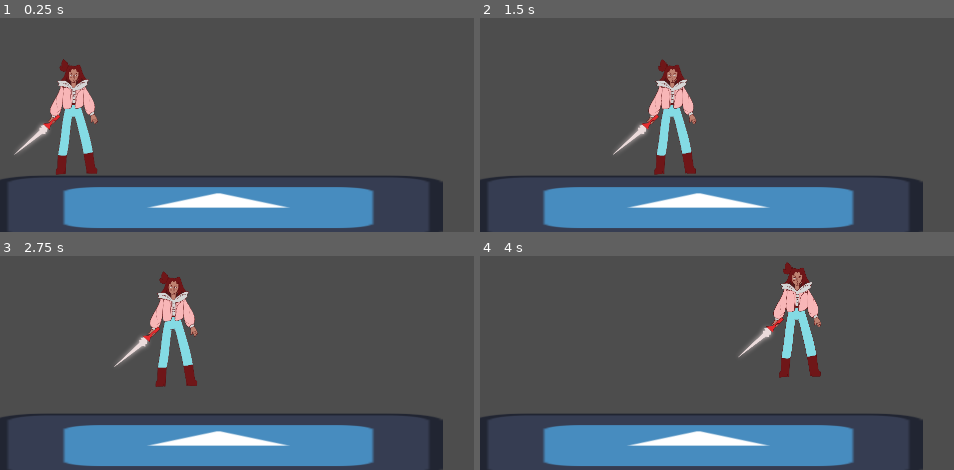
Above: before the commit, frames 1-4 (two rows, left to right).
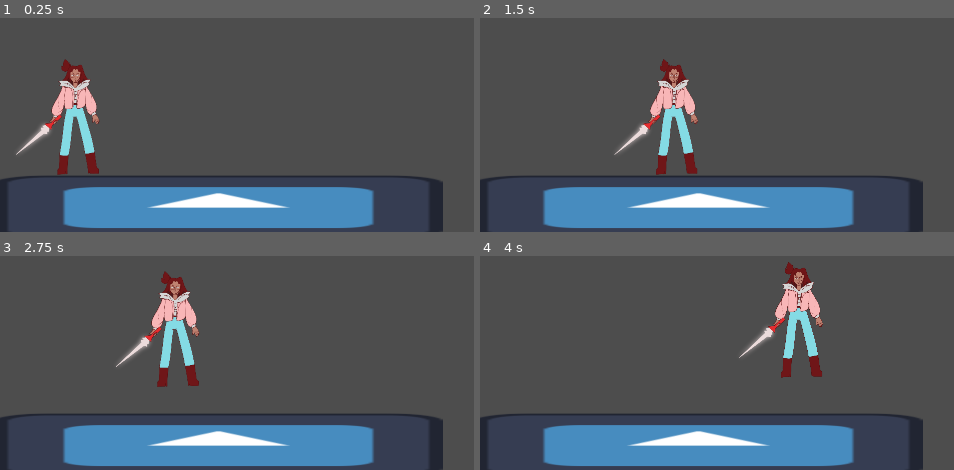
Above: after the commit, the same moments.

Repository: GuillermoC66/Interna
Game: Godot game, scene res://ESCENAS/elmundo.tscn
Same seed, same stepped clock (60 frames per second), same inputs: the game is played once before the commit and once after it. The engine's default icon, where the game draws it, is replaced by a stand-in: a white triangle on a blue panel in a dark square.
Inputs:
- Up to frame 1 (0.25 s): no input
- Up to frame 2 (1.5 s): tap Enter at 0.5 s; hold D (RIGHT) from 0.53 s (still down); tap Space (A) at 0.6, 1.35 s
- Up to frame 3 (2.75 s): release D (RIGHT) at 2.03 s; hold A (LEFT) from 2.03 s (still down); tap Space (A) at 2.1 s
- Up to frame 4 (4 s): release A (LEFT) at 2.78 s; hold D (RIGHT) from 2.78 s (still down); tap Space (A) at 2.85, 3.6 s

The runs differ from the first frame. In frame 1, 1.5% of the frame differs, in the area x 2-21%, y 19-74%; in frame 2, 1.5%; in frame 3, 1.5%; in frame 4, 1.4%.

Commit message:
PROBA DE QUE PUEDO MODIFICAR

Diff:
--- a/ESCENAS/elmundo.tscn
+++ b/ESCENAS/elmundo.tscn
@@ -6,7 +6,7 @@
 [node name="ELMUNDO" type="Node2D"]
 
 [node name="JUGADORSIN" parent="." instance=ExtResource("1_fk75c")]
-position = Vector2(-42, -121)
+position = Vector2(-38, -123)
 
 [node name="StaticBody2D" parent="." instance=ExtResource("2_7xmnr")]
 position = Vector2(-12, -13)
